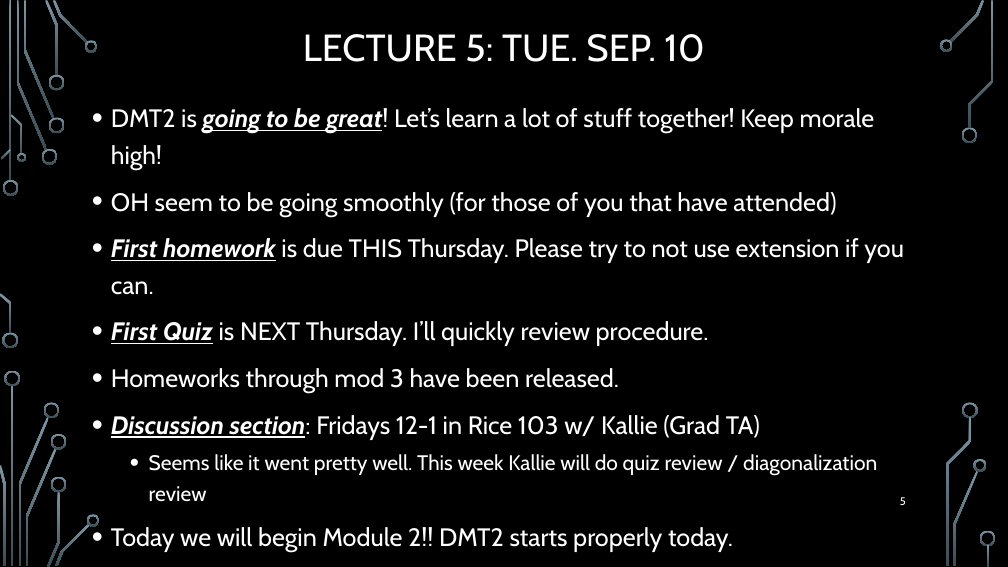
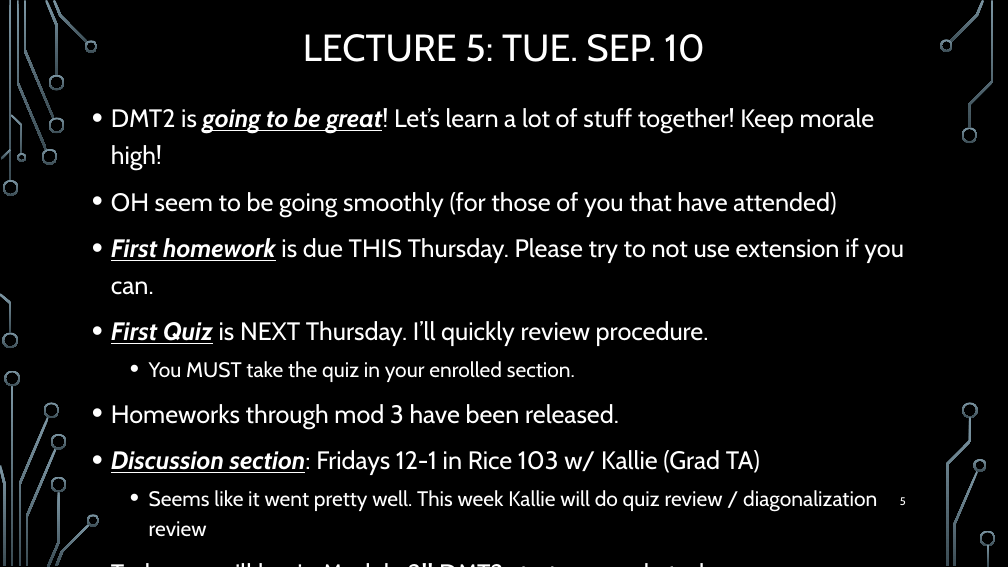
Before and after one commit to markfloryan/dmt2, a slide deck: slide 5 of slides/00-DailyAnnouncements.pptx. Drawn at 1008x567 pixels with LibreOffice and Linux fonts; fonts in the diff are those of the drawing; background and template pictures are left out. Boxes give left, top, right and bottom in pixels: in the first picture for what was removed or moved away, otherwise in the second. Text is boxed around its words. In the diff, an @@ line names an element or a change of style, - is before the commit and + after.

```diff
--- a/slides/00-DailyAnnouncements.pptx
+++ b/slides/00-DailyAnnouncements.pptx
@@ text at [149, 361, 575, 382]: paragraph added @@
+  • You MUST take the quiz in your enrolled section.
```
Also in this commit, not shown: 2 other slides changed.
